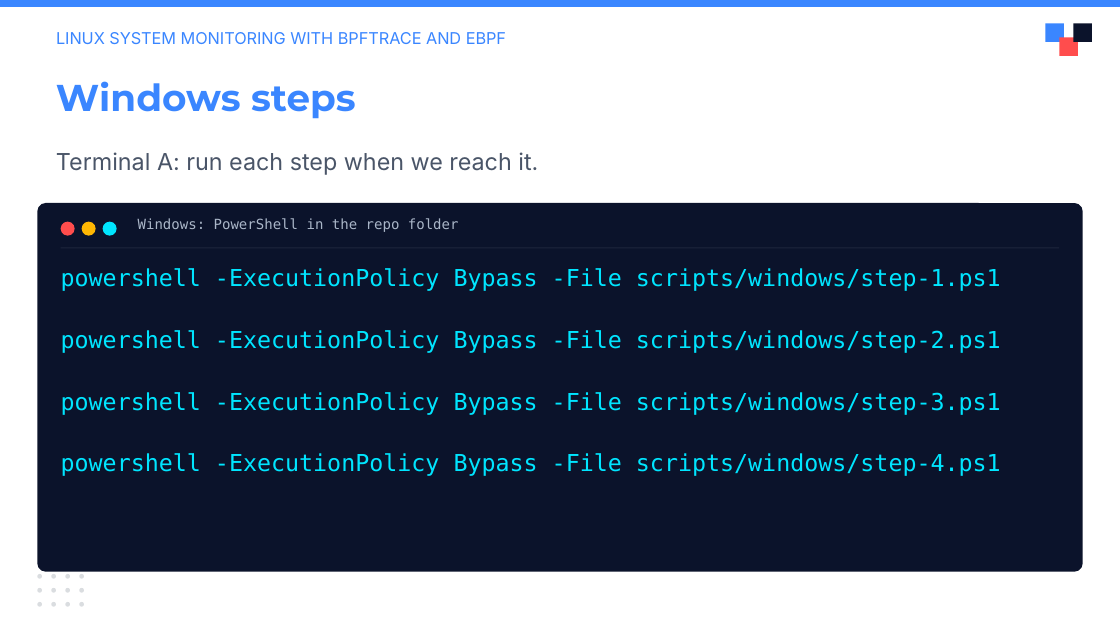
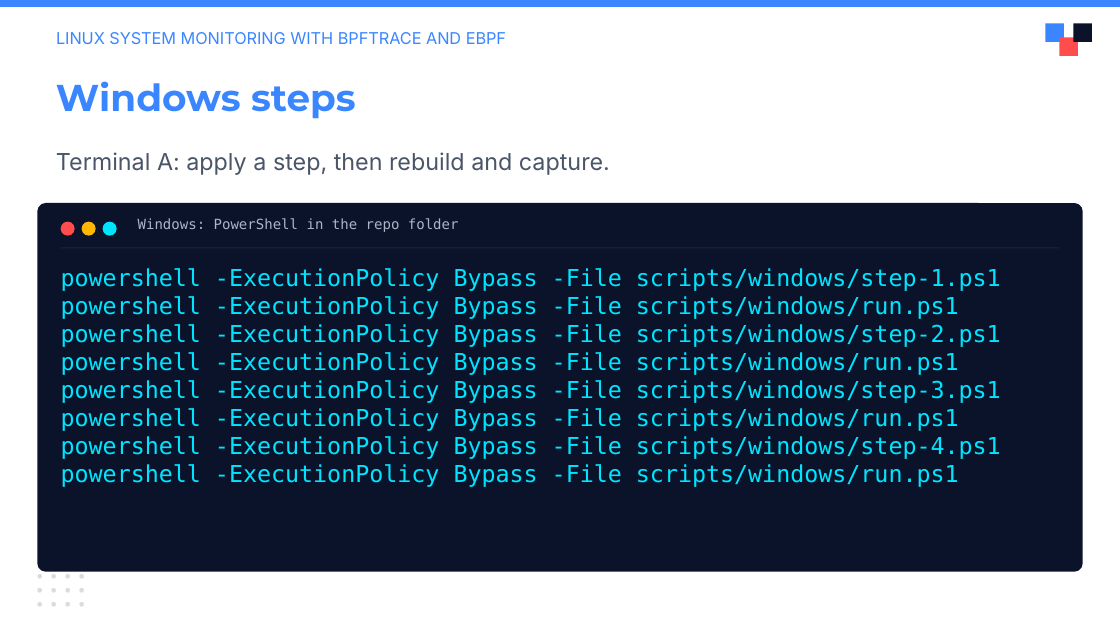
Before and after one commit to julianshalaby-perj/falco-libs-workshop, a slide deck: slide 7 of presentation/falco-libs-intro.pptx. Drawn at 1120x630 pixels with LibreOffice and Linux fonts; fonts in the diff are those of the drawing; background and template pictures are left out. Boxes give left, top, right and bottom in pixels: in the first picture for what was removed or moved away, otherwise in the second. Text is boxed around its words. In the diff, an @@ line names an element or a change of style, - is before the commit and + after.

Commit message:
Show separate rebuild and capture command after each step

```diff
--- a/presentation/falco-libs-intro.pptx
+++ b/presentation/falco-libs-intro.pptx
@@ text at (x1=56, y1=152, x2=610, y2=175): text changed @@
-Terminal A: run each step when we reach it.
+Terminal A: apply a step, then rebuild and capture.
@@ text at (x1=61, y1=296, x2=959, y2=319): paragraph added @@
+powershell -ExecutionPolicy Bypass -File scripts/windows/run.ps1
@@ text at (x1=61, y1=352, x2=959, y2=375): paragraph added @@
+powershell -ExecutionPolicy Bypass -File scripts/windows/run.ps1
@@ text at (x1=61, y1=408, x2=959, y2=431): paragraph added @@
+powershell -ExecutionPolicy Bypass -File scripts/windows/run.ps1
@@ text at (x1=61, y1=464, x2=959, y2=487): paragraph added @@
+powershell -ExecutionPolicy Bypass -File scripts/windows/run.ps1
```
Also in this commit, not shown: 9 other slides changed.
